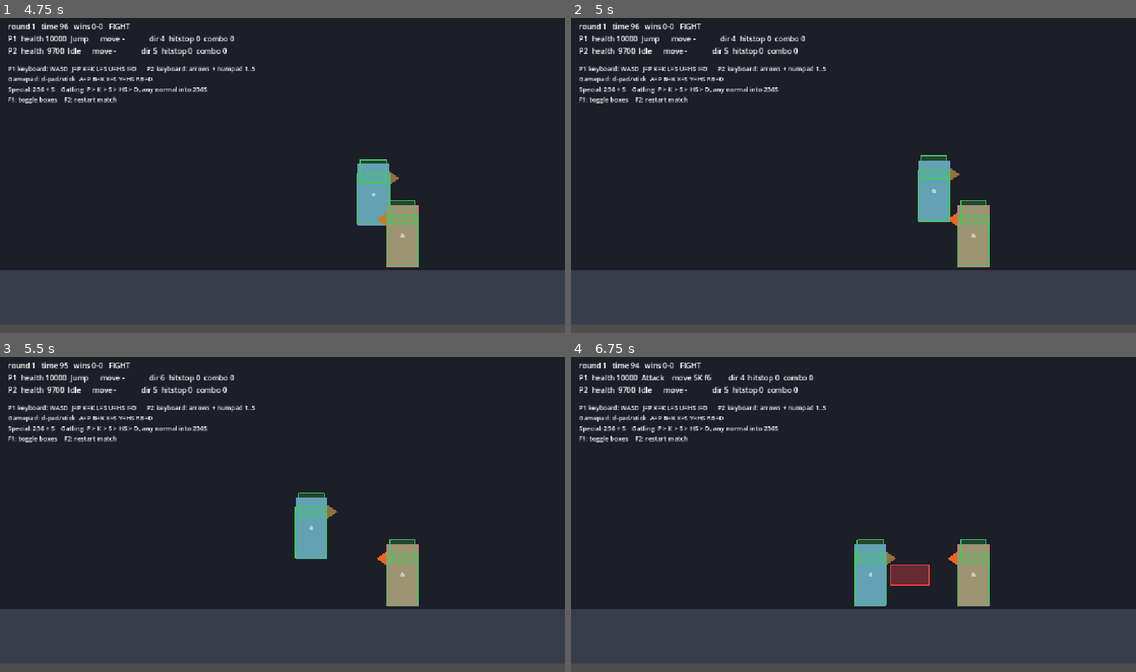
Above: before the commit, frames 1-4 (two rows, left to right).
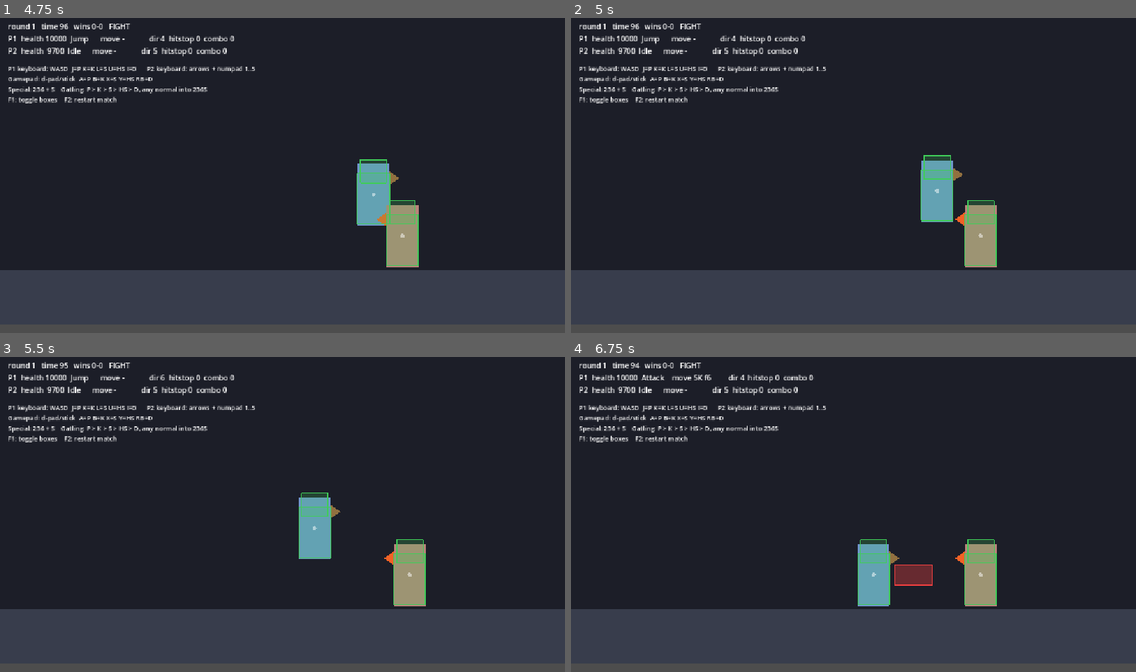
Above: after the commit, the same moments.

Repository: vitorrenansd/fightcore-godot
Game: Godot game, scene res://content/battle/training.tscn
Same seed, same stepped clock (60 frames per second), same inputs: the game is played once before the commit and once after it.
Inputs:
- Up to frame 1 (4.75 s): tap Enter at 0.5 s; hold D (p1_right) 0.53-2.03 s; tap I (p1_d) at 0.6, 4.55 s; tap W (p1_up) at 0.77, 1.07, 1.52, 1.82, 3.02, 3.32, 3.77, 3.8, 4.07, 4.35, 4.52 s; tap U (p1_hs) at 0.8, 1.35 s; tap K (p1_k) at 1.55, 2.1 s; hold A (p1_left) 2.03-2.78 s; tap J (p1_p) at 2.3, 2.85 s; hold D (p1_right) 2.78-4.28 s; tap L (p1_s) at 3.05, 3.6 s; tap Space at 3.5 s; hold A (p1_left) from 4.28 s (still down)
- Up to frame 2 (5 s): keep holding A (p1_left); tap W (p1_up) at 4.82 s
- Up to frame 3 (5.5 s): release A (p1_left) at 5.03 s; hold D (p1_right) from 5.03 s (still down); tap I (p1_d) at 5.1 s; tap U (p1_hs) at 5.3 s
- Up to frame 4 (6.75 s): release D (p1_right) at 5.78 s; hold A (p1_left) from 5.78 s (still down); tap U (p1_hs) at 5.85 s; tap W (p1_up) at 6.02, 6.32 s; tap K (p1_k) at 6.05, 6.6 s; tap Enter at 6.5 s

Frame 1 is identical in both runs. In frame 2, 1.1% of the frame differs, in the area x 61-76%, y 43-80%; in frame 3, 1.1%; in frame 4, 1.2%, in the area x 50-76%, y 57-80%.

Commit message:
feat(collision): pushbox impede um lutador ficar em cima do outro
Os dois estavam na mesma camada fisica, entao um servia de chao para o
outro: caindo na cabeca do adversario os dois ficavam presos ali, sem
nenhum conseguir bater. Corpo de lutador agora colide so com o cenario.

A separacao passa a ser feita pelo PushboxSolver e e horizontal apenas,
pulada enquanto qualquer um dos dois estiver no ar. E essa regra que
deixa pular por cima e cair do outro lado, e e de onde crossup nasce.

Empurrao dividido entre os dois e limitado por frame, para quem cai
totalmente sobreposto separar em alguns frames em vez de teleportar.

Diff:
--- a/content/fighters/training_dummy/fighter.tscn
+++ b/content/fighters/training_dummy/fighter.tscn
@@ -26,6 +26,8 @@
 size = Vector2(38, 34)
 
 [node name="TrainingDummy" type="CharacterBody2D" unique_id=2111474389]
+collision_layer = 2
+collision_mask = 1
 script = ExtResource("1_dummy")
 fighter_data = ExtResource("2_data")
 
--- a/engine/battle/battle_manager.gd
+++ b/engine/battle/battle_manager.gd
@@ -22,6 +22,7 @@
 
 var fighters: Array[Fighter] = []
 var solver: CollisionSolver
+var pushboxes: PushboxSolver
 var bindings: InputBindings
 
 
@@ -29,6 +30,9 @@
 	if apply_input_bindings:
 		bindings = InputBindings.load_or_create()
 		bindings.apply()
+	pushboxes = PushboxSolver.new()
+	pushboxes.name = &"PushboxSolver"
+	add_child(pushboxes)
 	solver = CollisionSolver.new()
 	solver.name = &"CollisionSolver"
 	solver.hit_resolved.connect(_on_hit_resolved)
@@ -75,6 +79,7 @@
 		return
 	fighters.append(fighter)
 	solver.register_fighter(fighter)
+	pushboxes.register_fighter(fighter)
 	fighter.died.connect(_on_fighter_died.bind(fighter))
 
 
@@ -83,6 +88,7 @@
 		return
 	fighters.erase(fighter)
 	solver.unregister_fighter(fighter)
+	pushboxes.unregister_fighter(fighter)
 	var callback := _on_fighter_died.bind(fighter)
 	if fighter.died.is_connected(callback):
 		fighter.died.disconnect(callback)
@@ -142,6 +148,7 @@
 func clear_battle() -> void:
 	for fighter in fighters.duplicate():
 		solver.unregister_fighter(fighter)
+		pushboxes.unregister_fighter(fighter)
 		fighter.queue_free()
 	fighters.clear()
 
--- a/engine/character/fighter_stats.gd
+++ b/engine/character/fighter_stats.gd
@@ -10,6 +10,11 @@
 @export var jump_velocity: float = -650.0
 @export var gravity: float = 1800.0
 
+@export_group("Pushbox")
+## Width of the volume that keeps fighters from standing inside each other.
+## Bigger characters take more space and lose ground faster in the corner.
+@export var pushbox_width: float = 46.0
+
 @export_group("Combat")
 @export var weight: float = 1.0
 @export var defense_multiplier: float = 1.0
--- /dev/null
+++ b/engine/collision/pushbox_solver.gd
@@ -0,0 +1,73 @@
+class_name PushboxSolver
+extends Node
+
+## Keeps fighters from occupying the same space, without ever letting one stand
+## on the other.
+##
+## Fighters are not physics obstacles to each other: their bodies only collide
+## with the stage. If they collided as bodies, landing on an opponent's head
+## would leave both stuck there, and neither could be hit. Separation is done
+## here instead, and it is **horizontal only**.
+##
+## The push is skipped while either fighter is airborne, which is what lets a
+## jump pass over the opponent and land on the other side. Crossups exist
+## because of this rule.
+##
+## Runs before the hit solver so hitbox queries see final positions.
+
+const SOLVE_PRIORITY: int = 90
+## Cap per fighter per frame, so landing fully overlapped separates over a few
+## frames instead of teleporting both apart.
+const MAX_PUSH_PER_FRAME: float = 6.0
+
+var fighters: Array[Fighter] = []
+
+
+func _ready() -> void:
+	process_physics_priority = SOLVE_PRIORITY
+
+
+func _physics_process(_delta: float) -> void:
+	solve()
+
+
+func register_fighter(fighter: Fighter) -> void:
+	if fighter != null and not fighters.has(fighter):
+		fighters.append(fighter)
+
+
+func unregister_fighter(fighter: Fighter) -> void:
+	fighters.erase(fighter)
+
+
+func solve() -> void:
+	for index in fighters.size():
+		for other in range(index + 1, fighters.size()):
+			_separate(fighters[index], fighters[other])
+
+
+func _separate(a: Fighter, b: Fighter) -> void:
+	# Airborne fighters pass straight through each other.
+	if not a.is_on_floor() or not b.is_on_floor():
+		return
+	if not a.is_alive() or not b.is_alive():
+		return
+
+	var half_width := (get_pushbox_width(a) + get_pushbox_width(b)) * 0.5
+	var delta := b.global_position.x - a.global_position.x
+	var overlap := half_width - absf(delta)
+	if overlap <= 0.0:
+		return
+
+	# Exactly on top of each other: break the tie with the facing.
+	var direction := signf(delta)
+	if is_zero_approx(direction):
+		direction = 1.0 if a.facing_right else -1.0
+
+	var push := minf(overlap * 0.5, MAX_PUSH_PER_FRAME)
+	a.global_position.x -= push * direction
+	b.global_position.x += push * direction
+
+
+func get_pushbox_width(fighter: Fighter) -> float:
+	return fighter.stats.pushbox_width if fighter.stats != null else 0.0
--- /dev/null
+++ b/tests/pushbox_smoke_test.gd
@@ -0,0 +1,116 @@
+extends SceneTree
+
+## Checks that fighters cannot stand on each other, can still jump across, and
+## get separated horizontally once both are on the ground.
+##
+##   godot --headless --path . --script tests/pushbox_smoke_test.gd
+
+const FIGHTER_SCENE := "res://content/fighters/training_dummy/fighter.tscn"
+const FLOOR_TOP: float = 50.0
+
+var battle: BattleManager
+var p1: Fighter
+var p2: Fighter
+var frames: int = 0
+var ok: bool = true
+
+var min_gap_while_grounded: float = 9999.0
+
+
+func _initialize() -> void:
+	var floor_body := StaticBody2D.new()
+	var floor_shape := CollisionShape2D.new()
+	var rect := RectangleShape2D.new()
+	rect.size = Vector2(4000, 40)
+	floor_shape.shape = rect
+	floor_body.position = Vector2(0, FLOOR_TOP + 20.0)
+	floor_body.add_child(floor_shape)
+	root.add_child(floor_body)
+
+	var scene: PackedScene = load(FIGHTER_SCENE)
+	battle = BattleManager.new()
+	battle.fighter_scenes = [scene, scene]
+	battle.spawn_positions = [Vector2(-120, 0), Vector2(120, 0)]
+	root.add_child(battle)
+
+
+func check(condition: bool, message: String) -> void:
+	if not condition:
+		ok = false
+		print("  FAIL: %s" % message)
+
+
+func gap() -> float:
+	return absf(p2.global_position.x - p1.global_position.x)
+
+
+func height_difference() -> float:
+	return absf(p2.global_position.y - p1.global_position.y)
+
+
+func _physics_process(_delta: float) -> bool:
+	frames += 1
+	if p1 != null and p1.is_on_floor() and p2.is_on_floor():
+		min_gap_while_grounded = minf(min_gap_while_grounded, gap())
+
+	match frames:
+		1:
+			p1 = battle.get_fighter(0)
+			p2 = battle.get_fighter(1)
+			p1.input.enabled = false
+			p2.input.enabled = false
+		20:
+			print("== 1. fighters are not physics obstacles to each other ==")
+			print("  p1 layer=%d mask=%d" % [p1.collision_layer, p1.collision_mask])
+			check(p1.collision_layer & CollisionLayers.WORLD == 0, "not on the world layer")
+			check(p1.collision_mask & CollisionLayers.PUSHBOX == 0, "does not mask other fighters")
+			check(p1.is_on_floor() and p2.is_on_floor(), "both standing on the stage")
+
+			print("\n== 2. dropped right on top of the opponent ==")
+			# The exact bug: land on the opponent's head and stay there forever.
+			p2.global_position = Vector2(0, 0)
+			p1.global_position = Vector2(0, -140)
+			p1.velocity = Vector2.ZERO
+		25:
+			print("  falling: p1 y=%.0f  p2 y=%.0f  height difference=%.0f" % [
+				p1.global_position.y, p2.global_position.y, height_difference(),
+			])
+			check(p1.global_position.y > -140.0, "the fighter above keeps falling")
+		60:
+			print("  landed: p1 y=%.0f  p2 y=%.0f  gap=%.1f" % [
+				p1.global_position.y, p2.global_position.y, gap(),
+			])
+			check(p1.is_on_floor() and p2.is_on_floor(), "both reached the floor")
+			check(height_difference() < 5.0, "neither ended up standing on the other")
+			check(
+				gap() >= p1.stats.pushbox_width - 1.0,
+				"pushed apart to at least one pushbox, gap %.1f" % gap()
+			)
+		62:
+			print("\n== 3. a jump crosses over instead of being blocked ==")
+			p1.global_position = Vector2(-90, 0)
+			p2.global_position = Vector2(0, 0)
+			p1.velocity = Vector2.ZERO
+			p2.velocity = Vector2.ZERO
+		66:
+			# Only measure the overlap from here on: phase 2 legitimately starts
+			# overlapped and separates over a few frames.
+			min_gap_while_grounded = 9999.0
+			# Jump forward hard enough to land past the opponent.
+			p1.state_machine.transition_to(&"Jump")
+			p1.velocity.x = 260.0
+		125:
+			print("  after the jump: p1 x=%.0f  p2 x=%.0f" % [
+				p1.global_position.x, p2.global_position.x,
+			])
+			check(p1.is_on_floor(), "landed")
+			check(p1.global_position.x > p2.global_position.x, "crossed to the other side")
+			check(
+				min_gap_while_grounded >= p1.stats.pushbox_width - 1.0,
+				"never overlapped while both were grounded, min gap %.1f" % min_gap_while_grounded
+			)
+		126:
+			print("\nRESULT: %s" % ("OK" if ok else "FAILED"))
+			quit(0 if ok else 1)
+			return true
+	return false
Not shown, added: engine/collision/pushbox_solver.gd.uid
Not shown, added: tests/pushbox_smoke_test.gd.uid
Not shown, changed: docs/archtecture.md
Not shown, changed: docs/fighter_format.md
Not shown, changed: docs/hitboxes.md
